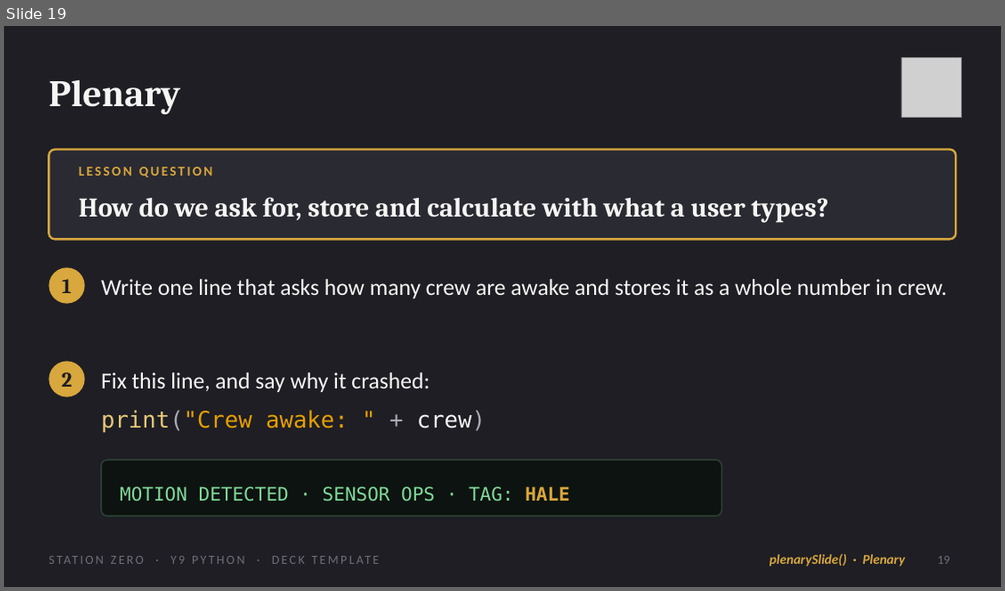
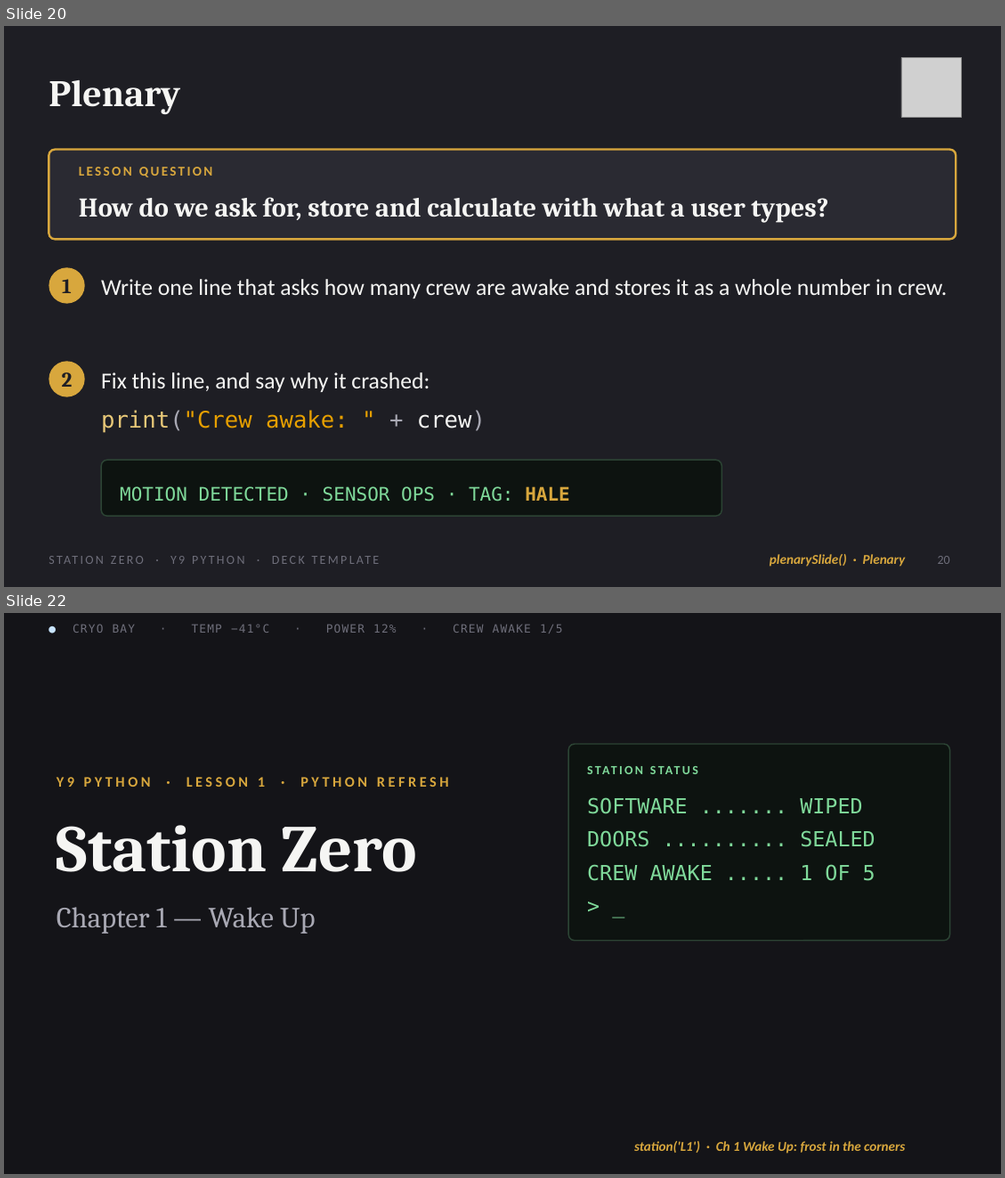
Before and after one commit to OGAComputing/interactive, a slide deck: _presentations/Y9_Python/Y9_Python_Deck_Template.pptx. Shown one above the other, each under a label of ours: slide 19 before the commit, slides 20 and 22 after it; the slides between them are not shown. The pictures are 1005x591 and 1005x1178 pixels, drawn with LibreOffice and Linux fonts; fonts in the diff are those of the drawing; grey boxes stand for pictures; background and template pictures are left out. Boxes give left, top, right and bottom in pixels: in the first picture for what was removed or moved away, otherwise in the second. Text is boxed around its words. In the diff, an @@ line names an element or a change of style, - is before the commit and + after.

```diff
--- a/_presentations/Y9_Python/Y9_Python_Deck_Template.pptx
+++ b/_presentations/Y9_Python/Y9_Python_Deck_Template.pptx
@@ slide 22 added at (x1=4, y1=613, x2=1001, y2=1174), background picture (left out) @@
@@ text added at (x1=73, y1=624, x2=563, y2=633), 11 pt, text #6E6E7A @@
+● CRYO BAY · TEMP −41°C · POWER 12% · CREW AWAKE 1/5
@@ rounded rectangle added at (x1=568, y1=744, x2=950, y2=941), fill #0D1310, outline #2C4434 1.25 pt @@
@@ text added at (x1=57, y1=777, x2=449, y2=787), 14 pt, text #D8A73D, bold @@
+Y9 PYTHON · LESSON 1 · PYTHON REFRESH
@@ text added at (x1=587, y1=797, x2=862, y2=814), 20 pt, text #7FD99A @@
+SOFTWARE ....... WIPED
@@ text added at (x1=57, y1=825, x2=417, y2=872), 64 pt, text #F5F5F3, bold @@
+Station Zero
@@ text added at (x1=587, y1=830, x2=874, y2=847), 20 pt, text #7FD99A @@
+DOORS .......... SEALED
@@ text added at (x1=587, y1=864, x2=875, y2=881), 20 pt, text #7FD99A @@
+CREW AWAKE ..... 1 OF 5
@@ text added at (x1=587, y1=888, x2=931, y2=921), 20 pt, text #7FD99A @@
+> _
@@ text added at (x1=57, y1=907, x2=315, y2=933), 28 pt, text #A9A9B4 @@
+Chapter 1 — Wake Up
@@ text added at (x1=634, y1=1141, x2=700, y2=1152), 12 pt, text #7FD99A, bold @@
+STATION STATUS
@@ text added at (x1=634, y1=1141, x2=905, y2=1153), 13 pt, text #D8A73D, bold, italic @@
+station('L1') · Ch 1 Wake Up: frost in the corners
@@ what was slide 19 is now slide 20 @@
@@ page number at (x1=938, y1=556, x2=950, y2=564): text changed @@
-19
+20
```
Also in this commit, not shown: 3 slides changed, 12 other slides added, 1 slide removed, 26 other files.
